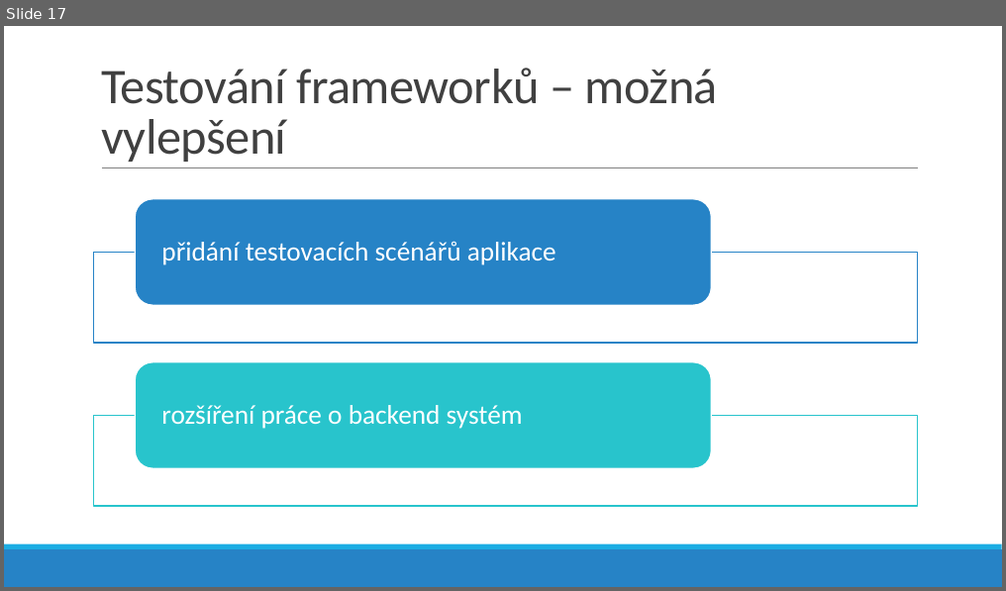
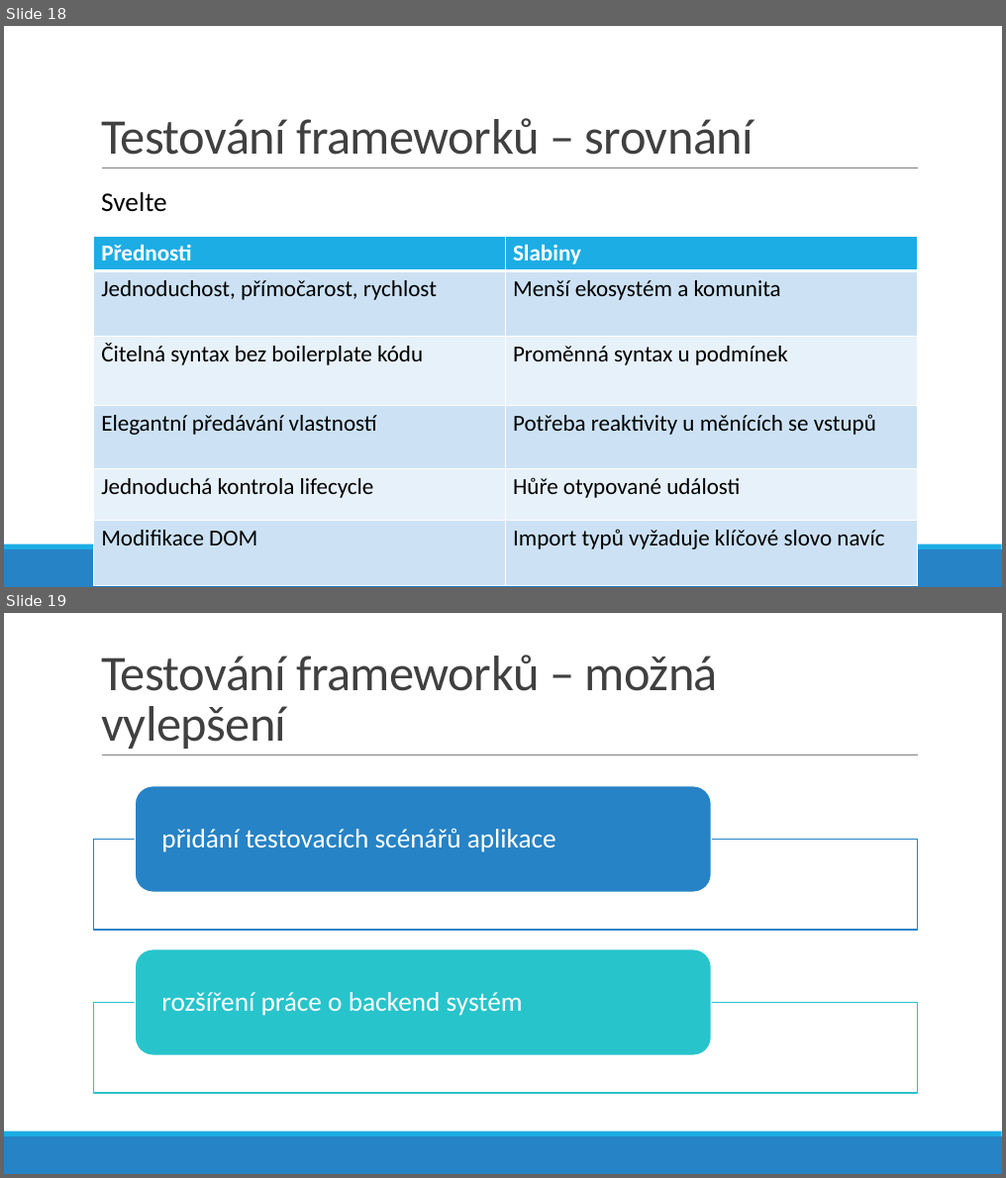
Before and after one commit to lukyncze/bachelor-thesis, a slide deck: presentation/prezentace-sukenik.pptx. Shown one above the other, each under a label of ours: slide 17 before the commit, slides 18 and 19 after it. The pictures are 1006x591 and 1006x1178 pixels, drawn with LibreOffice and Linux fonts; fonts in the diff are those of the drawing. Boxes give left, top, right and bottom in pixels: in the first picture for what was removed or moved away, otherwise in the second. Text is boxed around its words. In the diff, an @@ line names an element or a change of style, - is before the commit and + after.

```diff
--- a/presentation/prezentace-sukenik.pptx
+++ b/presentation/prezentace-sukenik.pptx
@@ slide 18 added at [4, 26, 1002, 587], background #FFFFFF; not listed: 3 template elements that a slide beside it also shows @@
@@ title added at [101, 118, 753, 155], 48 pt, text #404040 @@
+Testování frameworků – srovnání
@@ text added at [101, 192, 167, 212], 26 pt, text #000000 @@
+Svelte
@@ table added at [94, 236, 918, 585], 6 rows, 2 columns @@
+Přednosti | Slabiny
+Jednoduchost, přímočarost, rychlost | Menší ekosystém a komunita
+Čitelná syntax bez boilerplate kódu | Proměnná syntax u podmínek
+Elegantní předávání vlastností | Potřeba reaktivity u měnících se vstupů
+Jednoduchá kontrola lifecycle | Hůře otypované události
+Modifikace DOM | Import typů vyžaduje klíčové slovo navíc
@@ what was slide 17 is now slide 19 @@
```
Also in this commit, not shown: 2 slides changed, 2 other slides added, 1 other file.
